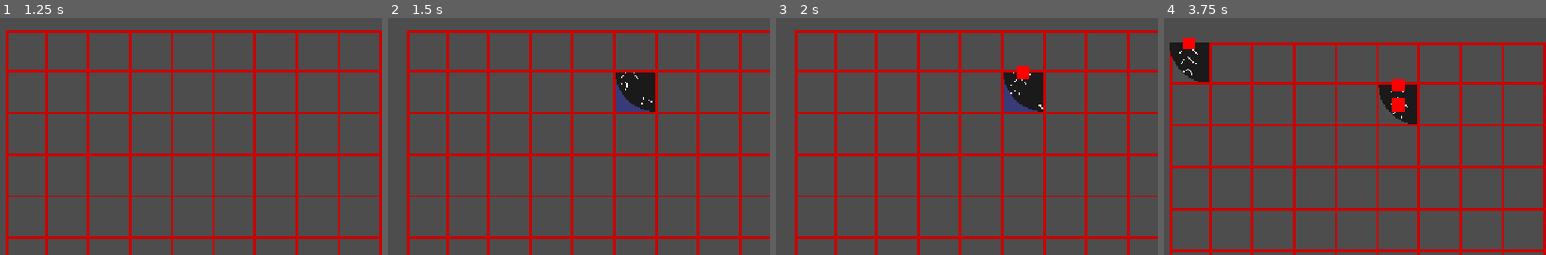
Above: before the commit, frames 1-4 (left to right).
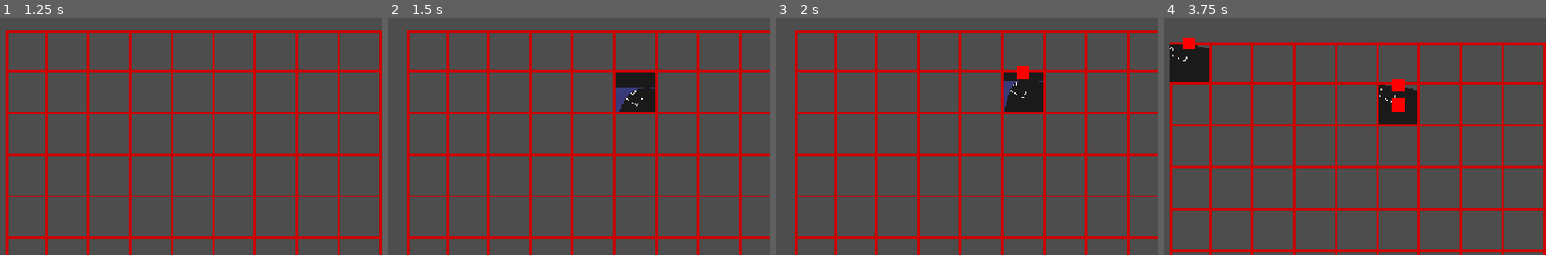
Above: after the commit, the same moments.

Repository: maksymiblue12/TFMG-Mania
Game: Godot game, scene res://world/world.tscn
Same seed, same stepped clock (60 frames per second), same inputs: the game is played once before the commit and once after it.
Inputs (mouse positions are in pixels of both pictures, inside the frame that each line leads up to):
- Up to frame 1 (1.25 s): tap Enter (ui_accept) at 0.5, 0.77 s; move the mouse to (outside the picture) at 0.52 s; tap S (camera_down) at 0.6 s; click (outside the picture) at 0.67 s
- Up to frame 2 (1.5 s): tap Enter (ui_accept) at 1.25 s; move the mouse to (621, 108) at 1.27 s; tap A (camera_left) at 1.35 s; click (621, 108) at 1.42 s
- Up to frame 3 (2 s): tap Enter (ui_accept) at 1.52 s
- Up to frame 4 (3.75 s): move the mouse to (outside the picture) at 2.02 s; tap D (camera_right) at 2.1 s; click (outside the picture) at 2.17 s; move the mouse to (1206, 44) at 2.77 s; tap W (camera_up) at 2.85 s; click (1206, 44) at 2.92 s; tap Enter (ui_accept) at 3.02 s; move the mouse to (outside the picture) at 3.52 s; hold C (change_building) from 3.53 s (still down); click (outside the picture) at 3.67 s

Frame 1 is identical in both runs. In frame 2, 0.4% of the frame differs, in the area x 59-70%, y 23-40%; in frame 3, 0.4%; in frame 4, 1.0%, in the area x 1-67%, y 10-45%.

Commit message:
shader stuff

Diff:
--- a/assets/belt_animation.gdshader
+++ b/assets/belt_animation.gdshader
@@ -4,12 +4,14 @@
 
 void fragment() {
 	vec2 uv=UV;
-	uv.x+=sqrt(1.0-uv.y*uv.y);
-	if (!(uv.x<0.0||uv.x>1.0||uv.y<0.0||uv.y>1.0)) {
+    uv=1.0-uv;
+	float offset=1.0-sqrt(max(0.0,1.0-uv.y*uv.y));
+	uv.x-=offset;
+	uv.y=fract(uv.y+speed*TIME);
+	if (dot(uv,uv)>1.0) {
 		discard;
 	}
-	uv.y=fract(uv.y+speed*TIME);
-	uv.x=uv.x-sqrt(1.0-uv.y*uv.y);
+	uv.y-=0.5;
 	vec4 col=texture(TEXTURE,uv);
 	COLOR=col;
 }
